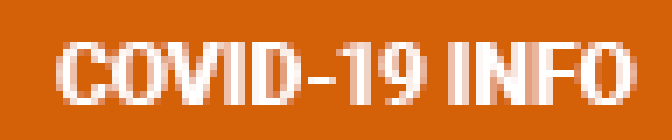
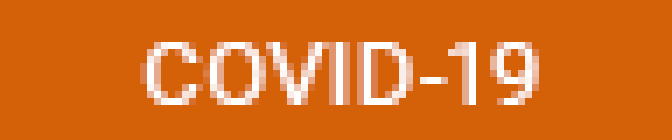
Layered file, before and after one edit (672 × 140). Changes by layer:
added layer "COVID-19 INFO - bold copy 2" above "COVID-19 INFO - bold copy" over (140, 42, 539, 105)
renamed "COVID-19 INFO" to "COVID-19 INFO - bold", hid it over (56, 42, 637, 105)
